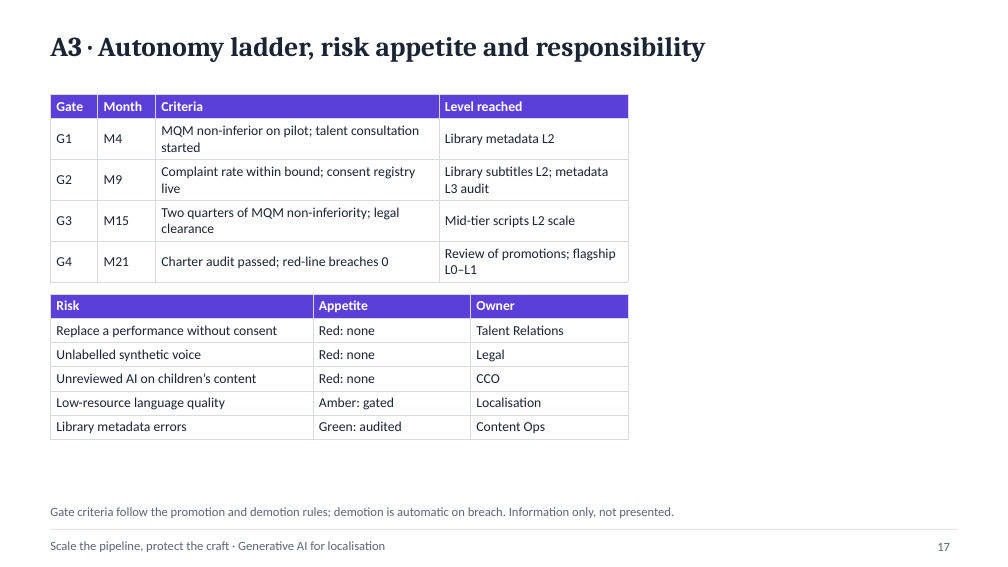
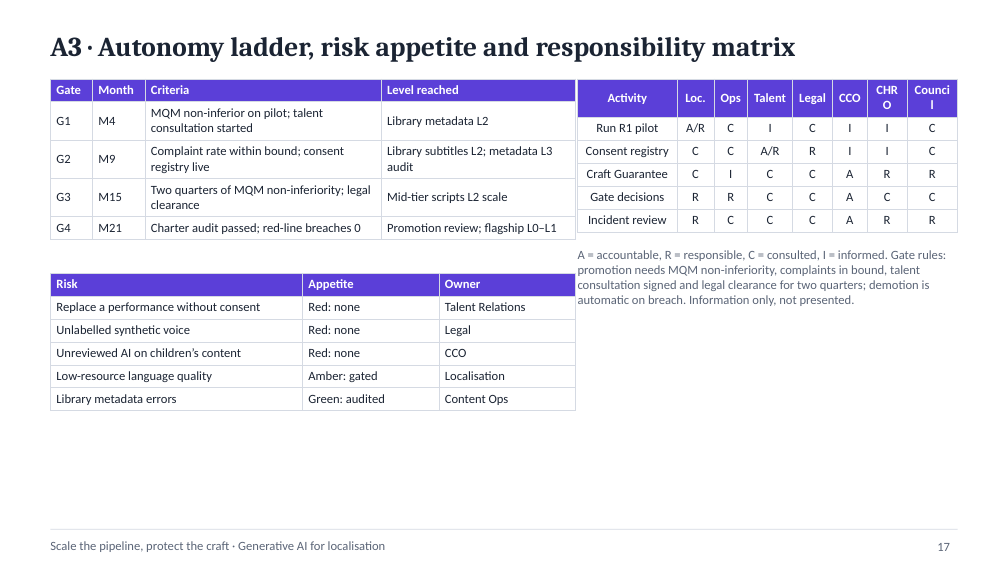
Before and after one commit to karanrg22-svg/skill, a slide deck: slide 17 of output/D_Academic_Localisation.pptx. Drawn at 1008x567 pixels with LibreOffice and Linux fonts; fonts in the diff are those of the drawing. Boxes give left, top, right and bottom in pixels: in the first picture for what was removed or moved away, otherwise in the second. Text is boxed around its words. In the diff, an @@ line names an element or a change of style, - is before the commit and + after.

```diff
--- a/output/D_Academic_Localisation.pptx
+++ b/output/D_Academic_Localisation.pptx
@@ text at (50,37,796,62): text changed @@
-A3 · Autonomy ladder, risk appetite and responsibility
+A3 · Autonomy ladder, risk appetite and responsibility matrix
@@ table at (51,79,575,238) @@
-row 5, column 4: Review of promotions; flagship L0–L1
+row 5, column 4: Promotion review; flagship L0–L1
@@ size 13 to 12 pt @@
@@ table: place and size @@
-table at (51,95,628,278)
+table at (51,79,575,238)
@@ table added at (578,79,959,228), 6 rows, 8 columns @@
+Activity | Loc. | Ops | Talent | Legal | CCO | CHRO | Council
+Run R1 pilot | A/R | C | I | C | I | I | C
+Consent registry | C | C | A/R | R | I | I | C
+Craft Guarantee | C | I | C | C | A | R | R
+Gate decisions | R | R | C | C | A | C | C
+Incident review | R | C | C | C | A | R | R
@@ text added at (578,250,946,306), 12 pt, text #5B6577 @@
+A = accountable, R = responsible, C = consulted, I = informed. Gate rules: promotion needs MQM non-inferiority, complaints in bound, talent consultation signed and legal clearance for two quarters; demotion is automatic on breach. Information only, not presented.
@@ table at (51,273,576,409) @@
@@ size 13 to 12 pt @@
@@ table: place and size @@
-table at (51,294,628,437)
+table at (51,273,576,409)
@@ text removed at (50,507,674,518) @@
-Gate criteria follow the promotion and demotion rules; demotion is automatic on breach. Information only, not presented.
```
Also in this commit, not shown: 7 other slides changed, 1 other file.
